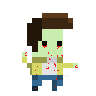
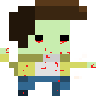
Comparing the layer stacks of the two w=96, h=96 images. Changes:
painted on "Ebene 1" over [0, 0, 96, 96]
removed layer "Hintergrund" over [0, 0, 96, 96]
